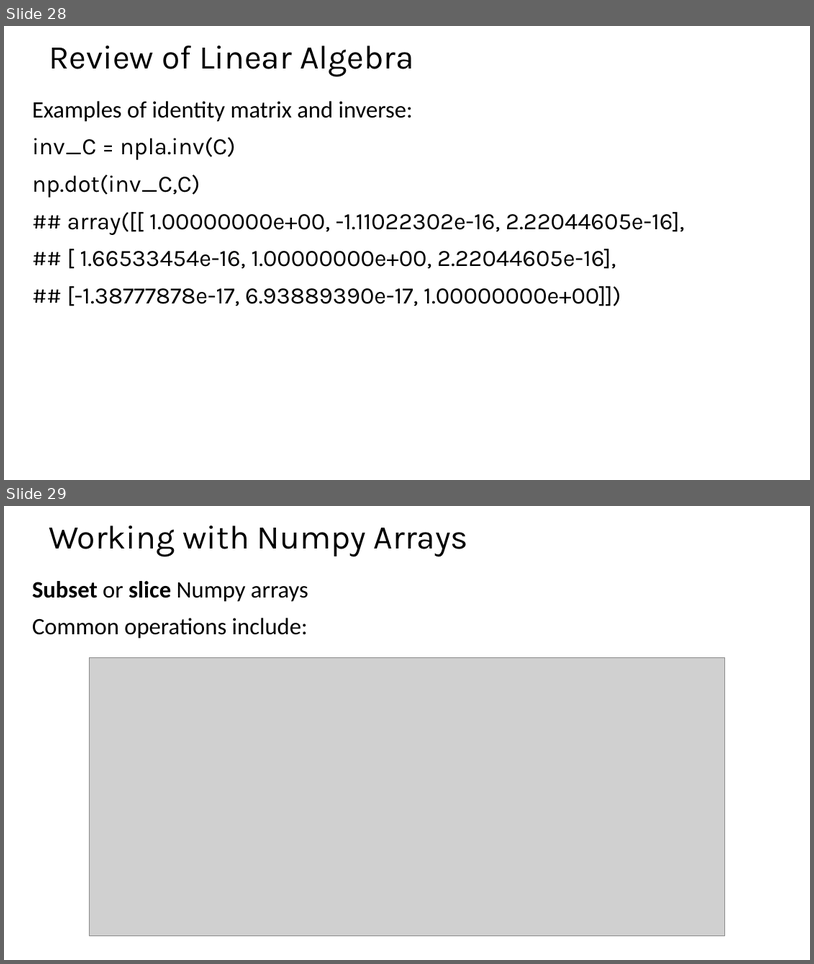
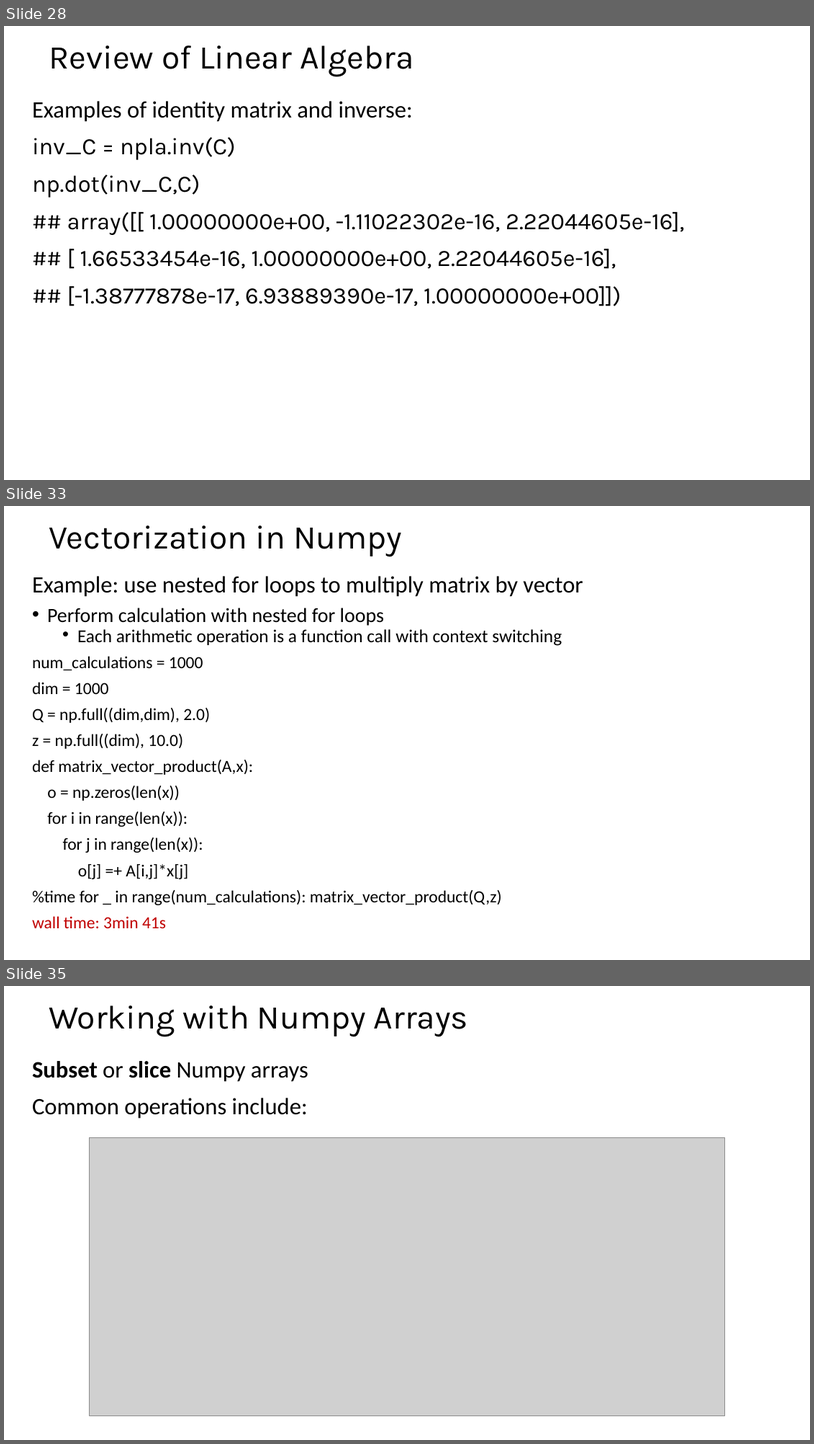
Before and after one commit to StephenElston/CSCI-E25, a slide deck: SuplementaryMaterial/ReviewOfLinearAlgebra.pptx. Shown one above the other, each under a label of ours: slides 28 and 29 before the commit, slides 28, 33 and 35 after it; the slides between them are not shown. The pictures are 814x964 and 814x1444 pixels, drawn with LibreOffice and Linux fonts; fonts in the diff are those of the drawing; grey boxes stand for pictures. Boxes give left, top, right and bottom in pixels: in the first picture for what was removed or moved away, otherwise in the second. Text is boxed around its words. In the diff, an @@ line names an element or a change of style, - is before the commit and + after.

```diff
--- a/SuplementaryMaterial/ReviewOfLinearAlgebra.pptx
+++ b/SuplementaryMaterial/ReviewOfLinearAlgebra.pptx
@@ slide 33 added at (4,506,810,960), background #FFFFFF @@
@@ title added at (49,525,402,556), 39.6 pt, text #000000 @@
+Vectorization in Numpy
@@ text added at (32,576,583,928), 20.1 pt, text #000000 @@
+Example: use nested for loops to multiply matrix by vector
+• Perform calculation with nested for loops
+  • Each arithmetic operation is a function call with context switching
+num_calculations = 1000
+dim = 1000
+Q = np.full((dim,dim), 2.0)
+z = np.full((dim), 10.0)
+def matrix_vector_product(A,x):
+o = np.zeros(len(x))
+for i in range(len(x)):
+for j in range(len(x)):
+o[j] =+ A[i,j]*x[j]
+%time for _ in range(num_calculations): matrix_vector_product(Q,z)
+wall time: 3min 41s
@@ what was slide 29 is now slide 35 @@
```
Also in this commit, not shown: 5 slides changed, 5 other slides added, 1 slide removed.
